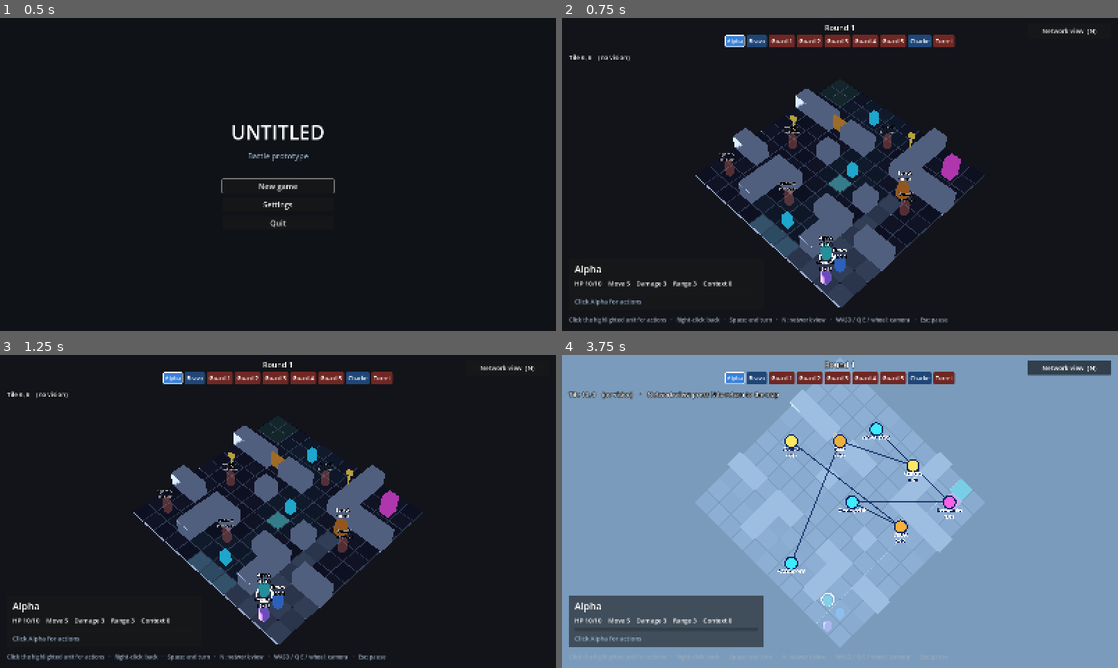
Above: before the commit, frames 1-4 (two rows, left to right).
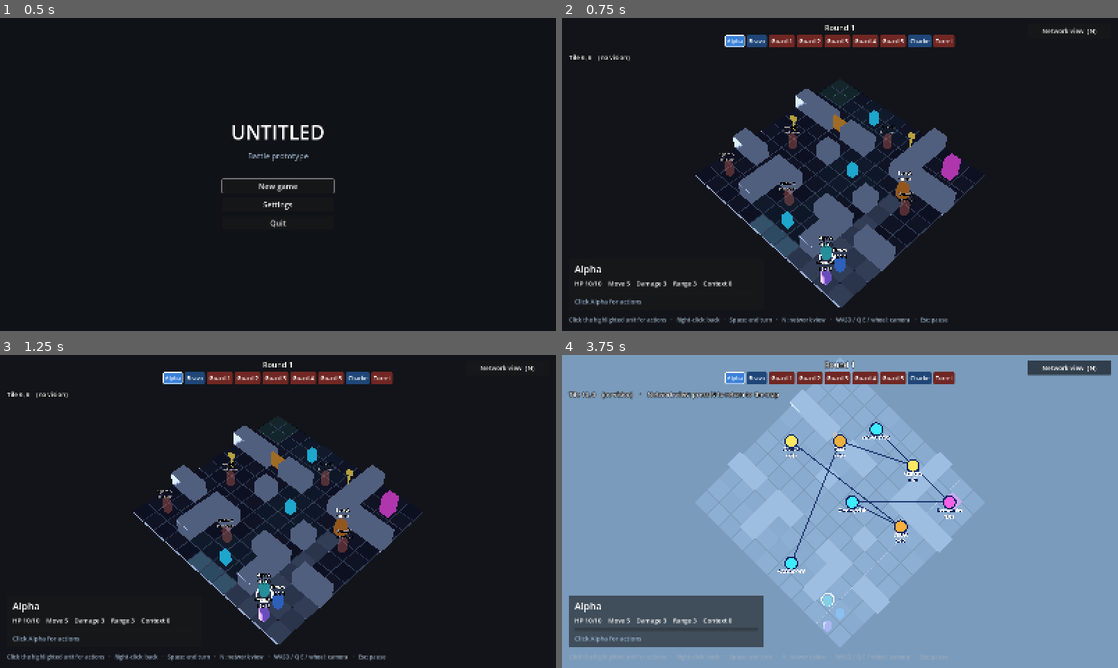
Above: after the commit, the same moments.

Repository: matthewsirbaugh/strategy-game-idea
Game: Godot game, scene res://ui/title_menu.tscn
Same seed, same stepped clock (60 frames per second), same inputs: the game is played once before the commit and once after it.
Inputs (mouse positions are in pixels of both pictures, inside the frame that each line leads up to):
- Up to frame 1 (0.5 s): no input
- Up to frame 2 (0.75 s): click "New game" at 0.5 s
- Up to frame 3 (1.25 s): no input
- Up to frame 4 (3.75 s): click "Network view (N)" at 1.25 s; click "Network view (N)" at 2 s; click "Network view (N)" at 2.75 s; tap Enter at 3.5 s; move the mouse to (962, 495) at 3.52 s; tap S (camera_back) at 3.6 s; click (962, 495) at 3.67 s

Frame 1 is identical in both runs. In frame 2, 0.1% of the frame differs, in the area x 48-52%, y 50-56%; in frame 3, 0.1%; in frame 4, 0.2%, in the area x 69-74%, y 39-47%.

Commit message:
Only light up tiles a click would act on; record Bryson's playtest notes and sharpened vision
Co-Authored-By: Claude Opus 5.5 <noreply@anthropic.com>

Diff:
--- a/game/battle/battle.gd
+++ b/game/battle/battle.gd
@@ -462,12 +462,13 @@
 
 func _update_hover() -> void:
 	var mouse := get_viewport().get_mouse_position()
-	var cell: Variant = _cell_at(mouse)
-	if not _network_shown:
+	var over_ui := _hud.is_menu_open() or get_viewport().gui_get_hovered_control() != null
+	var cell: Variant = null if over_ui else _cell_at(mouse)
+	if cell != null and not _network_shown:
 		var picked := _unit_at_screen(mouse)
 		if picked:
 			cell = picked.cell
-	_hover.visible = cell != null
+	_hover.visible = cell != null and _is_choice(cell)
 	if cell == null:
 		_hud.set_hover("")
 		return
@@ -476,6 +477,26 @@
 	if _network_shown and state.phase == BattleState.Phase.HUMAN:
 		text += "    ·    Network view: press N to return to the map"
 	_hud.set_hover(text)
+
+
+# The hover highlight only marks tiles a click would act on right now.
+func _is_choice(cell: Vector2i) -> bool:
+	var unit := state.active
+	if _busy or _network_moving or unit == null or not unit.is_player():
+		return false
+	match _mode:
+		Mode.IDLE:
+			if state.phase == BattleState.Phase.AGENT:
+				return state.map.node_at(cell) == unit.agent_node
+			return not _network_shown and cell == unit.cell
+		Mode.MOVE:
+			return cell != unit.cell and state.destinations(unit).has(cell)
+		Mode.TARGET:
+			var target := state.unit_at(cell)
+			return target != null and state.player_sees(target) and state.can_attack(unit, target, unit.cell)
+		Mode.NODE:
+			return state.agent_destinations(unit).has(state.map.node_at(cell))
+	return false
 
 
 func _describe(cell: Vector2i) -> String:
Not shown, changed: explorations/battle-core.md
Not shown, changed: explorations/battle-mvp.md
